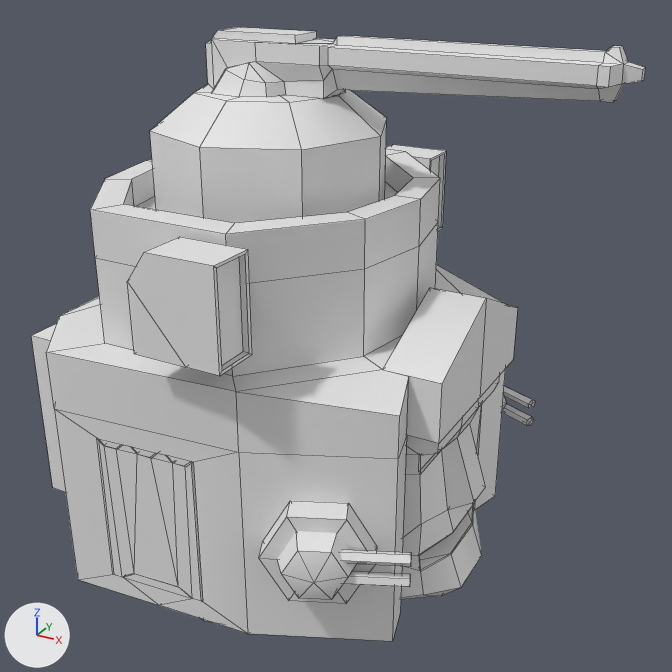
Two versions of the OBJ model Assets/Meshes/Robohead.obj, one commit apart.
Rendered twice from a 50 mm camera at (19.8, -35.7, 30.3) aimed at (-0.3, 0.8, 12.0). Every picture has the same lights, and +X, +Y and +Z are marked at lower left. Mesh edges are drawn as thin lines. Where no turn or scale is listed for an object, it has been applied to the vertices.

In view in the first picture: 'Robohead'.
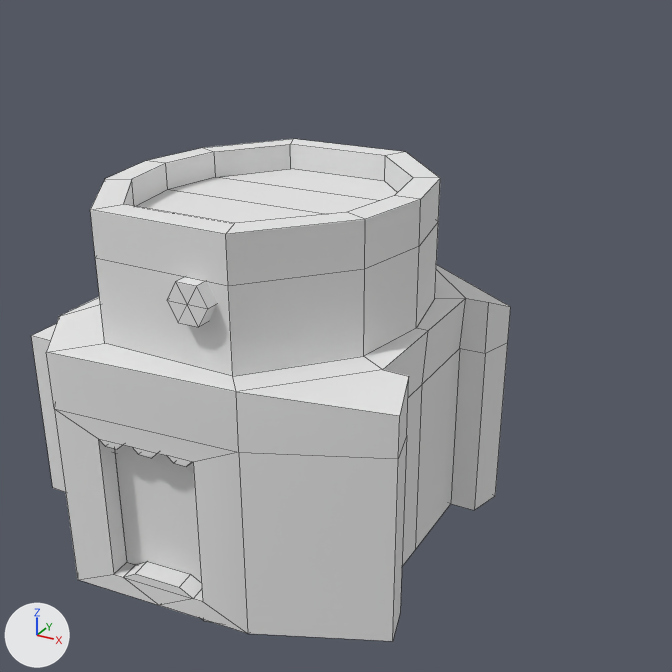
Changed parts and their boxes [x1, y1, x2, y2] in the pictures (672 x 672 px):
'Robohead', reshaped (22% narrower, 18% shorter): before [31, 27, 645, 641]; after [31, 139, 511, 641]
part 1 of me_robohead, deleted: before [99, 27, 645, 603]
part 2 of me_robohead, cut back: before [233, 265, 518, 443]; after [233, 265, 510, 416]

Edits to the bpy script that builds the scene:
```text
Add mat_blinn1sg:
    mat_blinn1sg = principled_material('blinn1SG')
    mat_blinn1sg.base_color = (0.8, 0.8, 0.8)  # white #e7e7e7
    mat_blinn1sg.roughness = 1.0
Change me_robohead:
    used by ob_robohead; location = (0.0, 0.0, 0.0)
    remove me_robohead.from_pydata(...)  # 674 vertices, 647 faces; spans x -15.3..12.8, y -10.5..10.5, z -3.5..26.3
    add me_robohead.from_pydata(...)  # 258 vertices, 225 faces; spans x -15.3..6.6, y -9.9..9.9, z -3.5..19.6
    me_robohead part 1: 14 loose pieces with 368 vertices, spanning x -8.6..12.8, y -10.5..10.5, z 0.6..26.3, are deleted
    me_robohead part 2
    48 vertices are removed from x -6.3..7.5, y -4.6..9.6, z 2.7..15.7
    75 faces are deleted
    29 new faces join them
    add me_robohead.materials.append(mat_blinn1sg)  # white #e7e7e7
```
